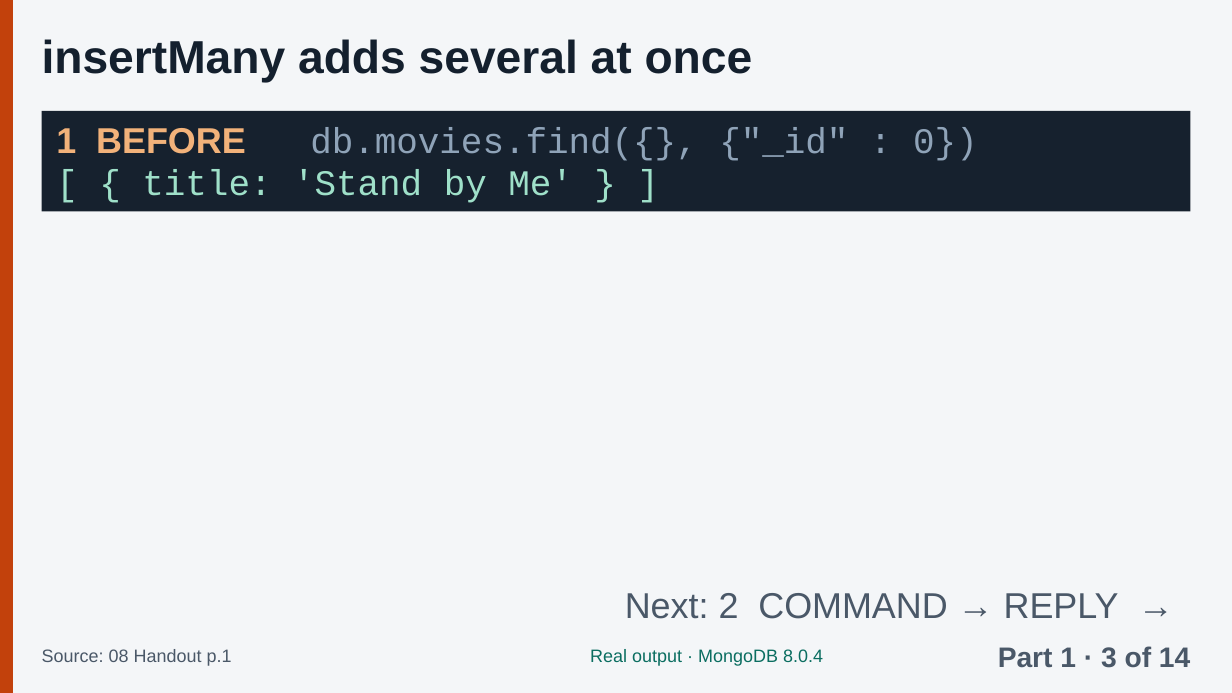
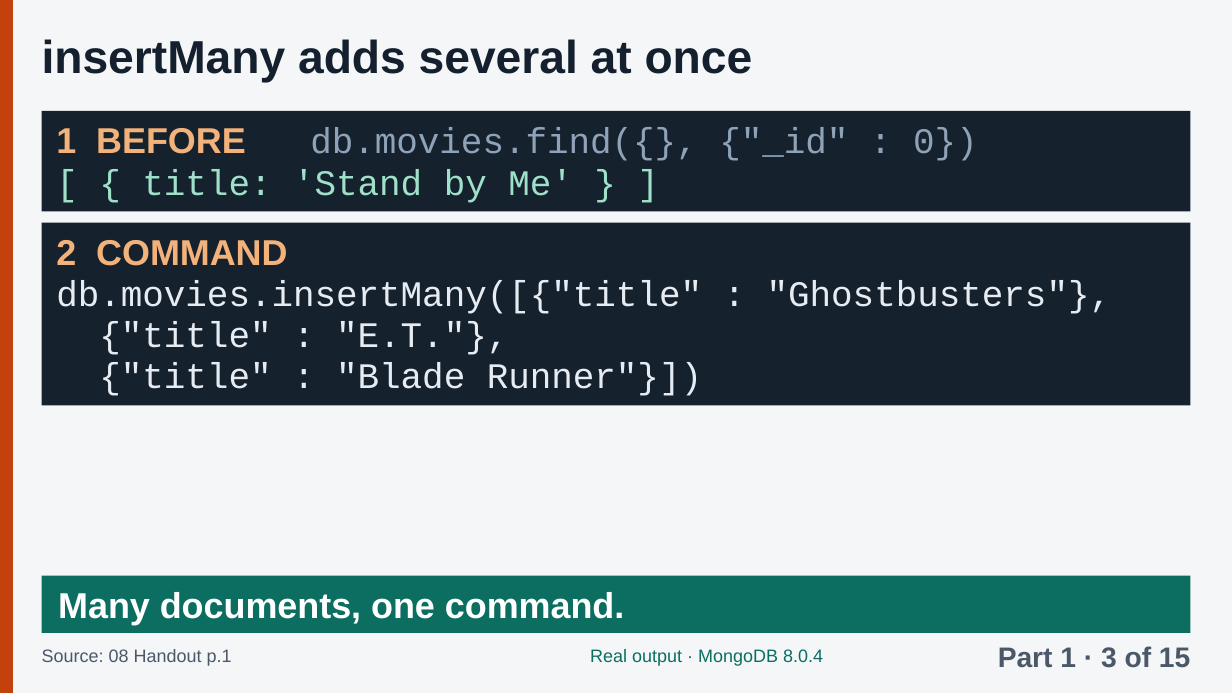
Before and after one commit to Tiredicey/ADBS, a slide deck: slide 5 of 01_FULL_DECK/ADBS_FULL_answer_key.pptx. Drawn at 1232x693 pixels with LibreOffice and Linux fonts; fonts in the diff are those of the drawing. Boxes give left, top, right and bottom in pixels: in the first picture for what was removed or moved away, otherwise in the second. Text is boxed around its words. In the diff, an @@ line names an element or a change of style, - is before the commit and + after.

```diff
--- a/01_FULL_DECK/ADBS_FULL_answer_key.pptx
+++ b/01_FULL_DECK/ADBS_FULL_answer_key.pptx
@@ rectangle added at <box>42,223,1190,406</box>, fill #16212E @@
@@ text added at <box>56,240,1111,396</box>, 28 pt, text #E6ECF2 @@
+2 COMMAND
+db.movies.insertMany([{"title" : "Ghostbusters"},
+{"title" : "E.T."},
+{"title" : "Blade Runner"}])
@@ rectangle "Many documents, one command.": place and size @@
-rectangle "Many documents, one command." at <box>625,593,1119,619</box>
+rectangle "Many documents, one command." at <box>42,576,1190,633</box>
@@ rectangle "Many documents, one command." at <box>42,576,1190,633</box>: fill none to #0B6E61 @@
@@ text in rectangle at <box>58,592,624,625</box>: text changed; text colour #4A5868 to #FFFFFF; bold on @@
-Next: 2 COMMAND → REPLY →
+Many documents, one command.
@@ text at <box>998,646,1190,668</box>: text changed @@
-Part 1 · 3 of 14
+Part 1 · 3 of 15
```
Also in this commit, not shown: 40 other slides changed, 4 slides added, 3 other files.
